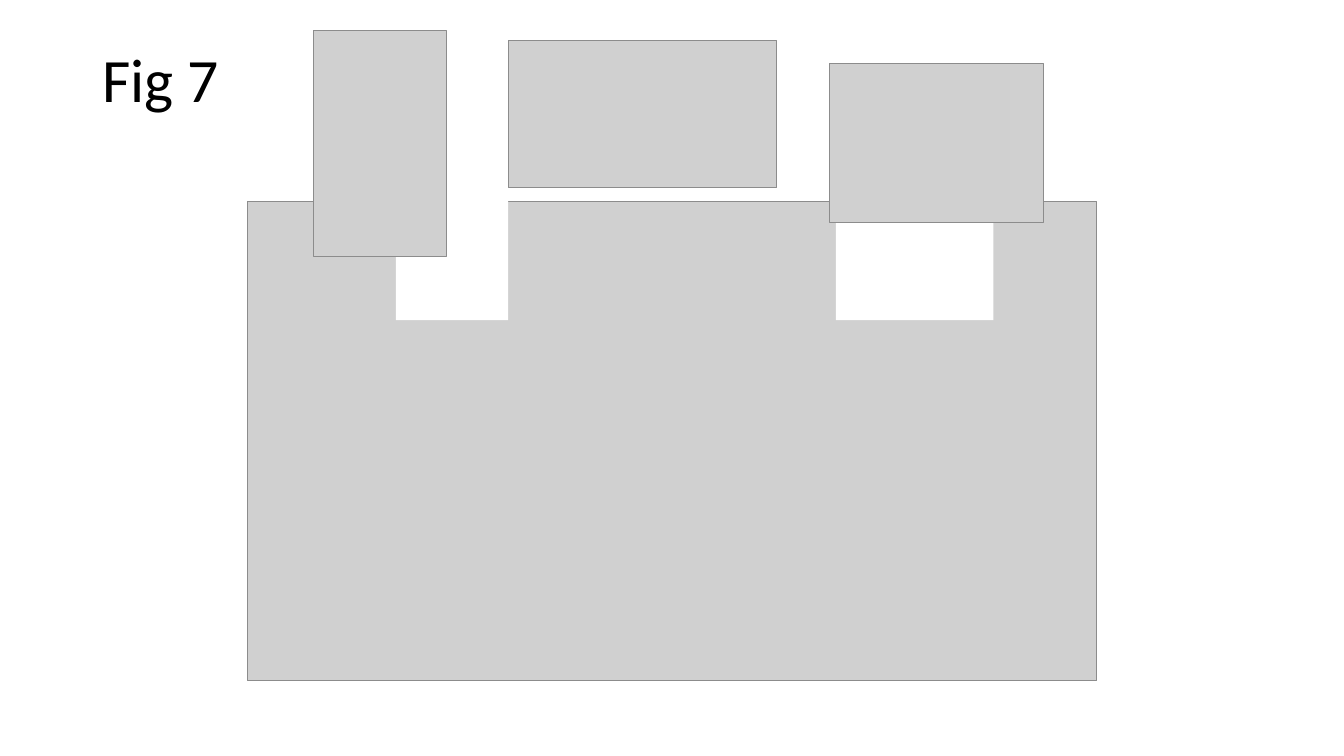
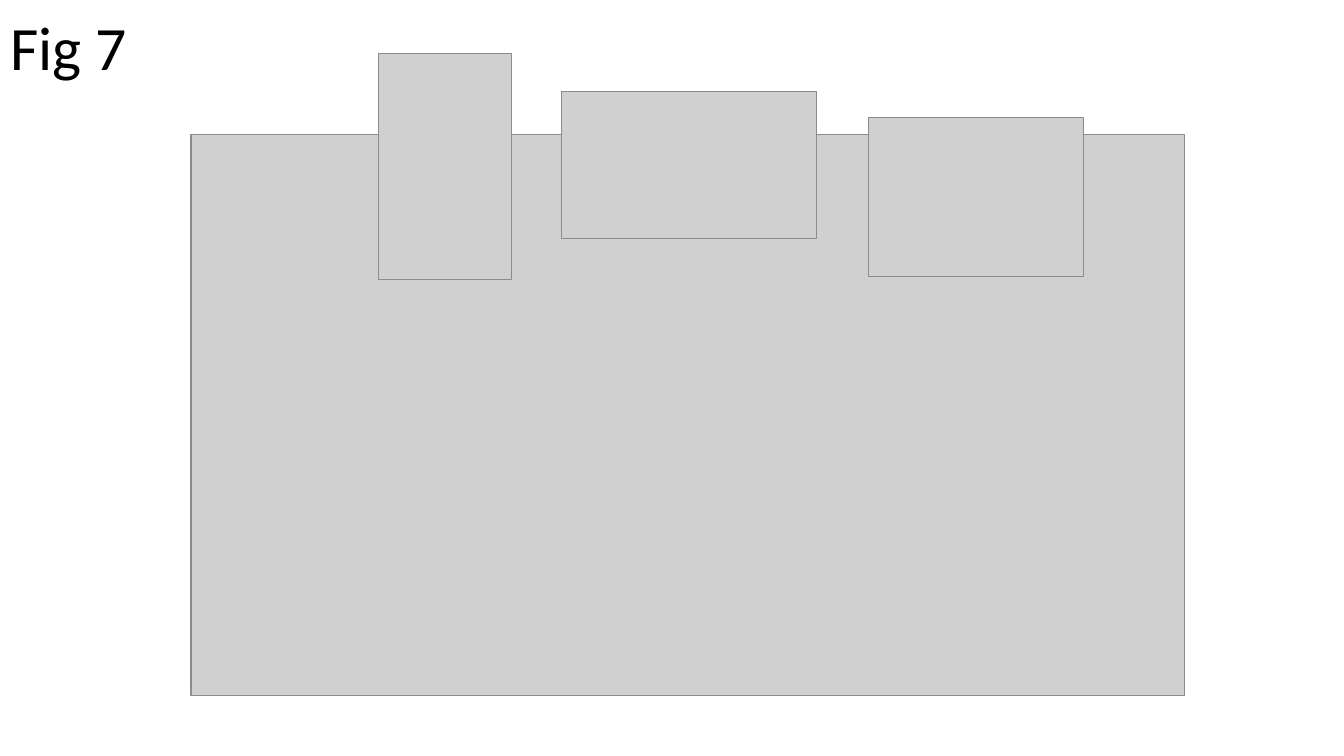
Before and after one commit to ncats/scaffoldanalytics, a slide deck: slide 11 of pres/Scaffold analytics figures to modify with chemical structures.pptx (slide 10 before the commit). Drawn at 1344x756 pixels with LibreOffice and Linux fonts; fonts in the diff are those of the drawing; grey boxes stand for pictures. Boxes give left, top, right and bottom in pixels: in the first picture for what was removed or moved away, otherwise in the second. Text is boxed around its words. In the diff, an @@ line names an element or a change of style, - is before the commit and + after.

```diff
--- a/pres/Scaffold analytics figures to modify with chemical structures.pptx
+++ b/pres/Scaffold analytics figures to modify with chemical structures.pptx
@@ title "Fig 7": place and size @@
-title "Fig 7" at [102,59,219,113]
+title "Fig 7" at [10,27,126,81]
@@ picture: place and size @@
-picture at [314,31,447,256]
+picture at [378,53,511,278]
@@ picture: place and size @@
-picture at [508,40,777,189]
+picture at [562,91,818,239]
@@ picture: place and size @@
-picture at [830,64,1045,223]
+picture at [869,118,1084,277]
@@ picture: place and size @@
-picture at [247,202,1097,682]
+picture at [191,135,1185,696]
@@ rectangle removed at [396,202,508,321] @@
@@ rectangle removed at [836,202,993,321] @@
```
Also in this commit, not shown: 1 other slide changed, 1 slide added, 3 other files.
